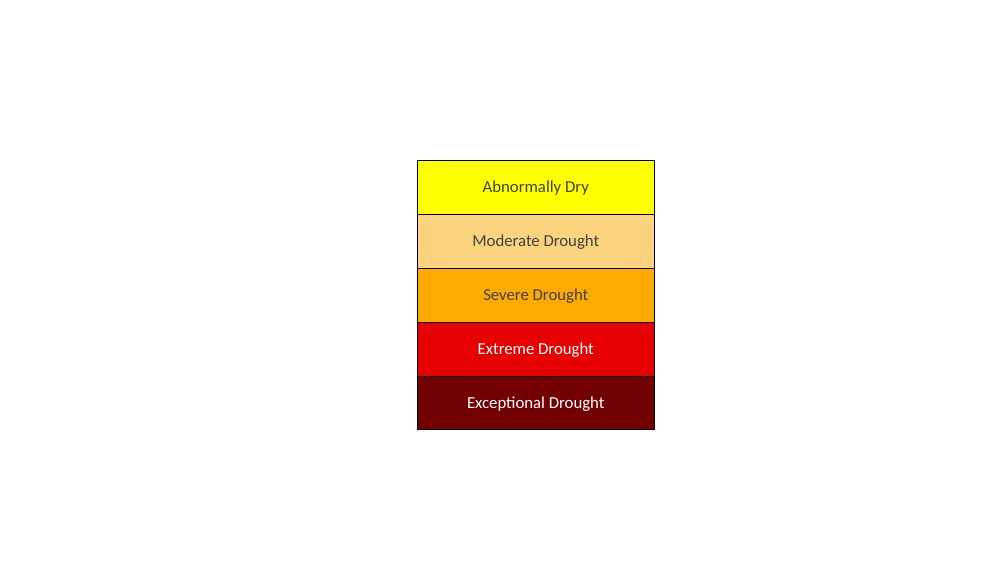
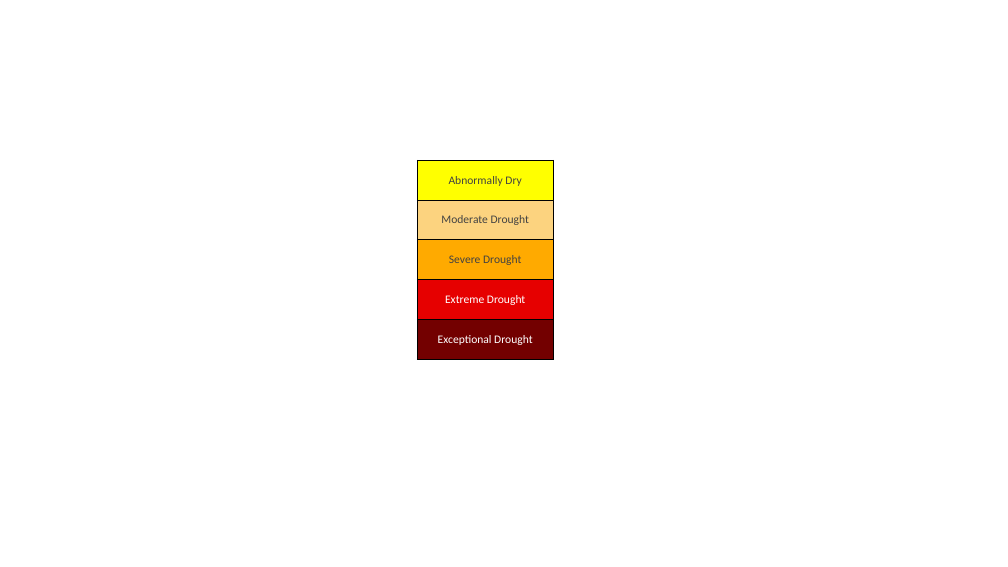
Before and after one commit to dandanbang/watergotback, a slide deck: slide 1 of powerpoint_artifcats/cali-legend.pptx. Drawn at 1008x567 pixels with LibreOffice and Linux fonts; fonts in the diff are those of the drawing. Boxes give left, top, right and bottom in pixels: in the first picture for what was removed or moved away, otherwise in the second. Text is boxed around its words. In the diff, an @@ line names an element or a change of style, - is before the commit and + after.

```diff
--- a/powerpoint_artifcats/cali-legend.pptx
+++ b/powerpoint_artifcats/cali-legend.pptx
@@ table at (417,160,554,359) @@
@@ size 16 to 11 pt @@
@@ table: place and size @@
-table at (417,160,654,430)
+table at (417,160,554,359)
```
Also in this commit, not shown: 1 other file.
